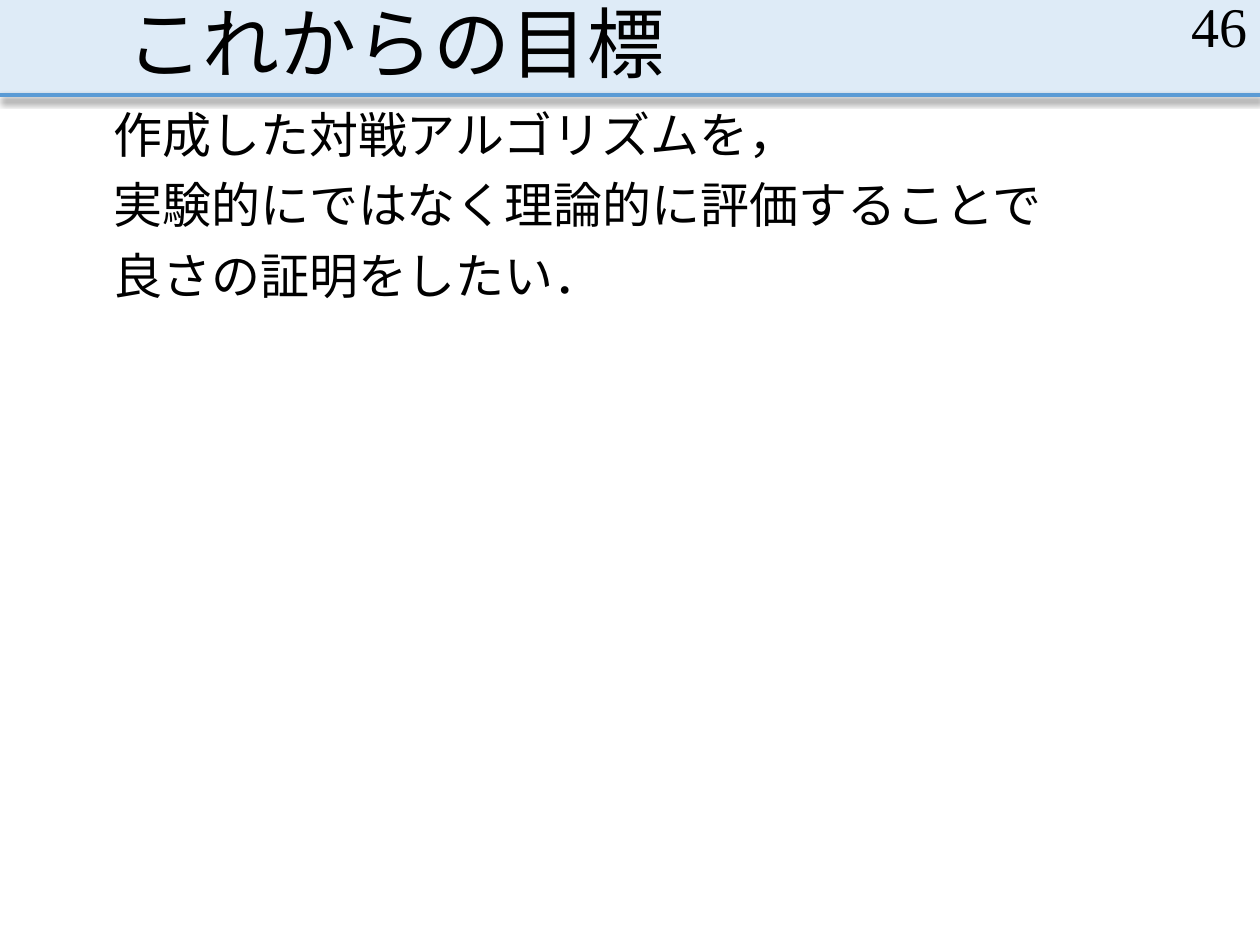
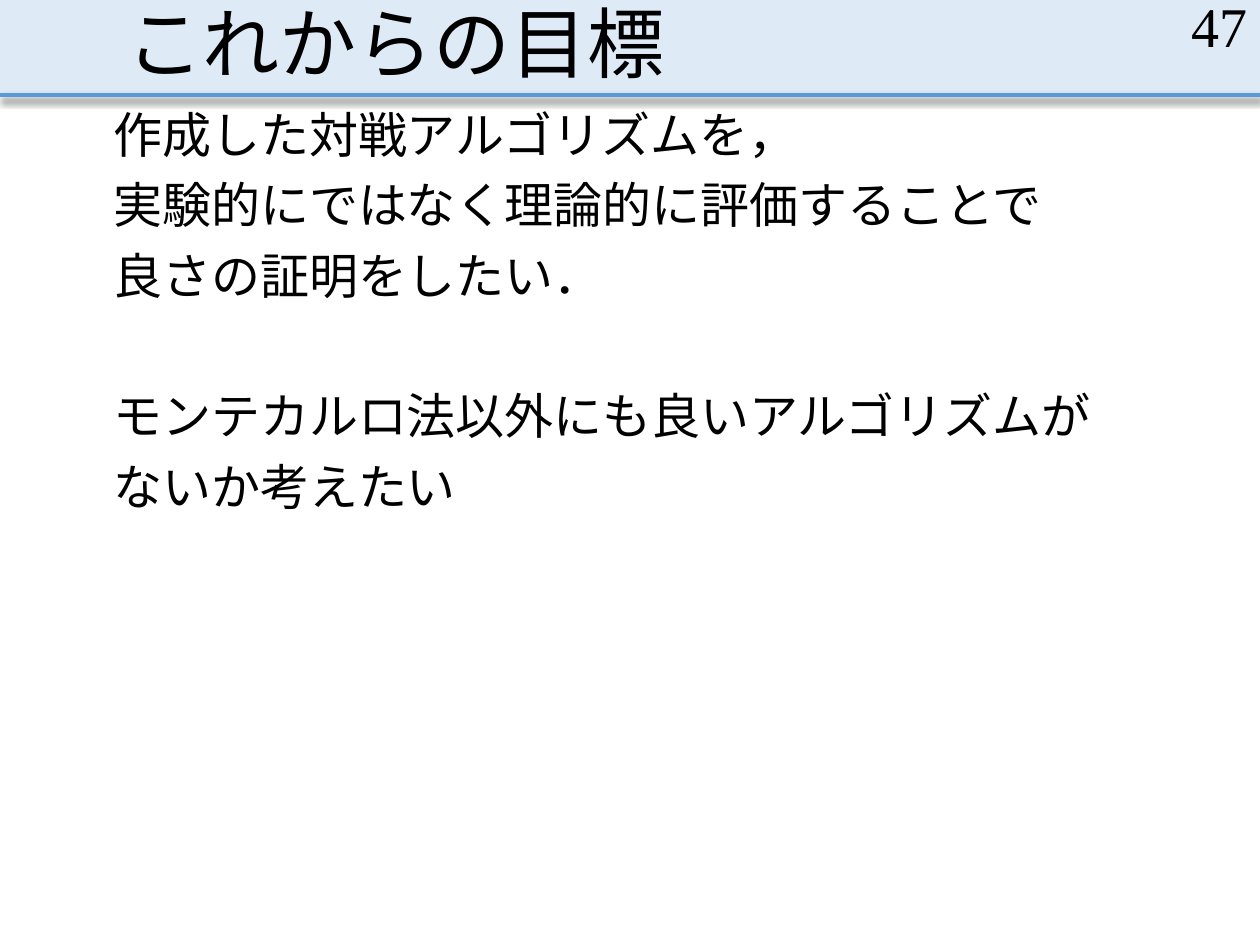
Before and after one commit to MasayaOda/SR, a slide deck: slide 47 of 190513oda.pptx (slide 46 before the commit). Drawn at 1260x945 pixels with LibreOffice and Linux fonts; fonts in the diff are those of the drawing. Boxes give left, top, right and bottom in pixels: in the first picture for what was removed or moved away, otherwise in the second. Text is boxed around its words. In the diff, an @@ line names an element or a change of style, - is before the commit and + after.

```diff
--- a/190513oda.pptx
+++ b/190513oda.pptx
@@ page number at [1191,10,1247,47]: text changed @@
-46
+47
@@ text at [113,392,1090,509]: paragraphs added @@
+モンテカルロ法以外にも良いアルゴリズムが
+ないか考えたい
```
Also in this commit, not shown: 7 other slides changed, 1 slide added.
